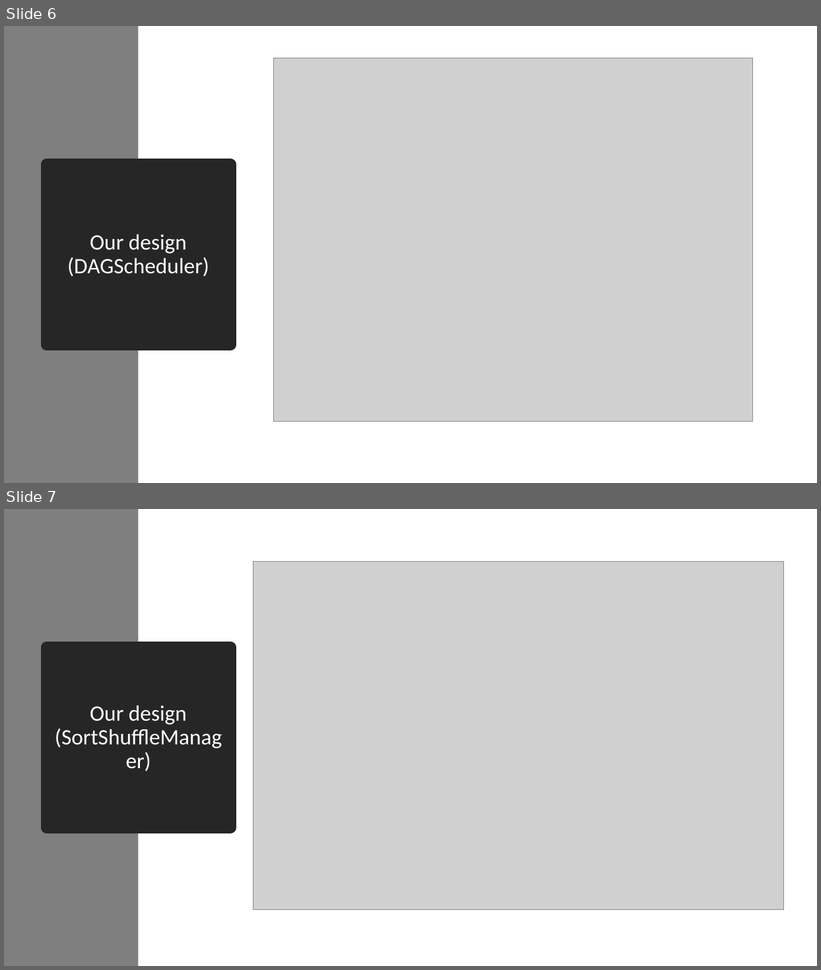
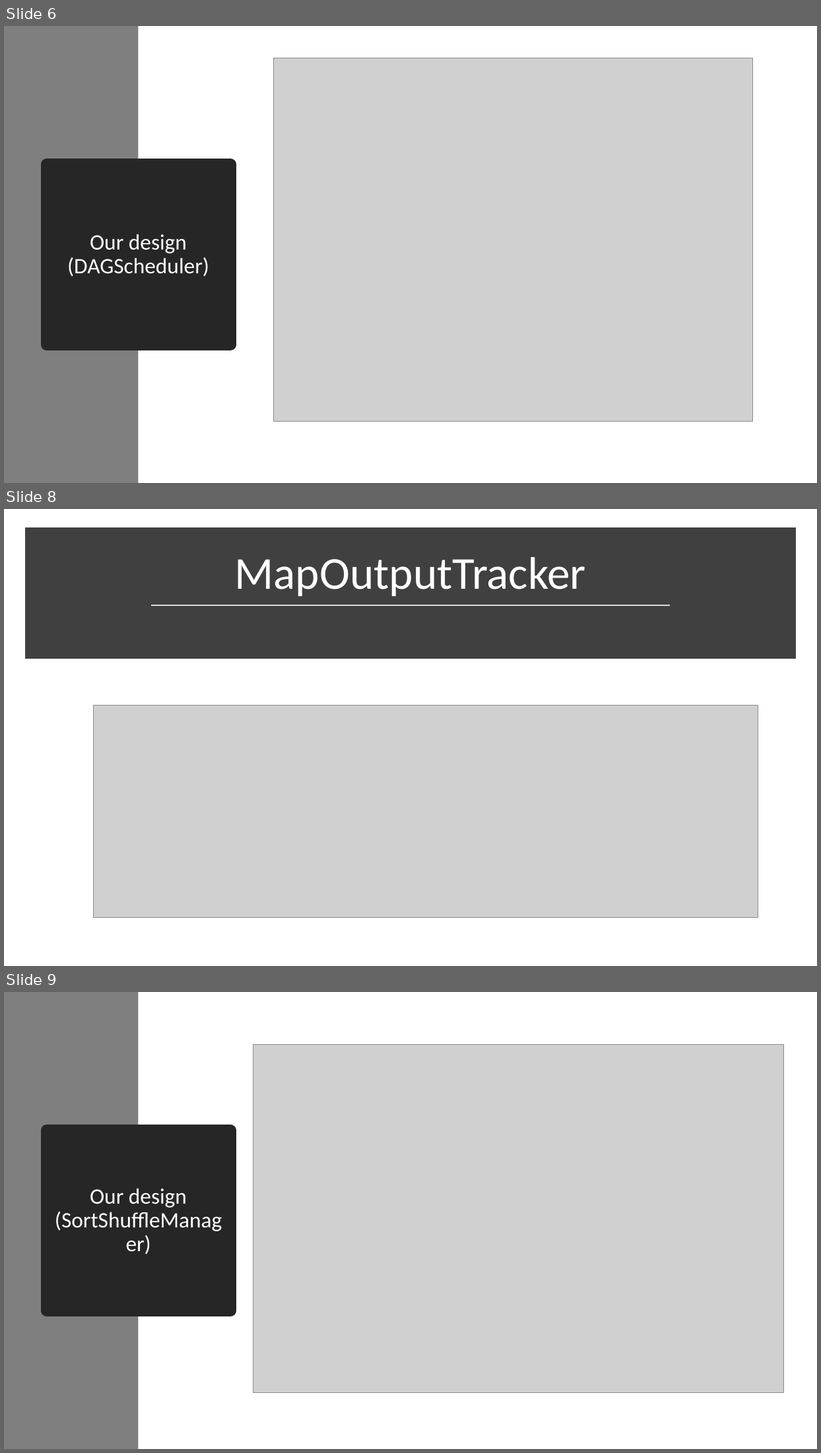
Before and after one commit to BU-NU-CLOUD-F19/Big_data_platform-Spark-performance_acceleration, a slide deck: Demo Presentations/FCC-Demo_4.pptx. Shown one above the other, each under a label of ours: slides 6 and 7 before the commit, slides 6, 8 and 9 after it; the slides between them are not shown. The pictures are 821x970 and 821x1453 pixels, drawn with LibreOffice and Linux fonts; fonts in the diff are those of the drawing; grey boxes stand for pictures. Boxes give left, top, right and bottom in pixels: in the first picture for what was removed or moved away, otherwise in the second. Text is boxed around its words. In the diff, an @@ line names an element or a change of style, - is before the commit and + after.

```diff
--- a/Demo Presentations/FCC-Demo_4.pptx
+++ b/Demo Presentations/FCC-Demo_4.pptx
@@ slide 8 added at [4, 509, 817, 966], background #FFFFFF @@
@@ rectangle added at [29, 532, 792, 656], fill #404040, outline #404040 10 pt @@
@@ title added at [234, 557, 586, 596], 54 pt, text #FFFFFF @@
+MapOutputTracker
@@ line added from (152, 605) to (670, 605), #D9D9D9 1.75 pt @@
@@ picture added at [94, 706, 758, 918] @@
@@ what was slide 7 is now slide 9 @@
```
Also in this commit, not shown: 1 other slide added, 1 other file.
